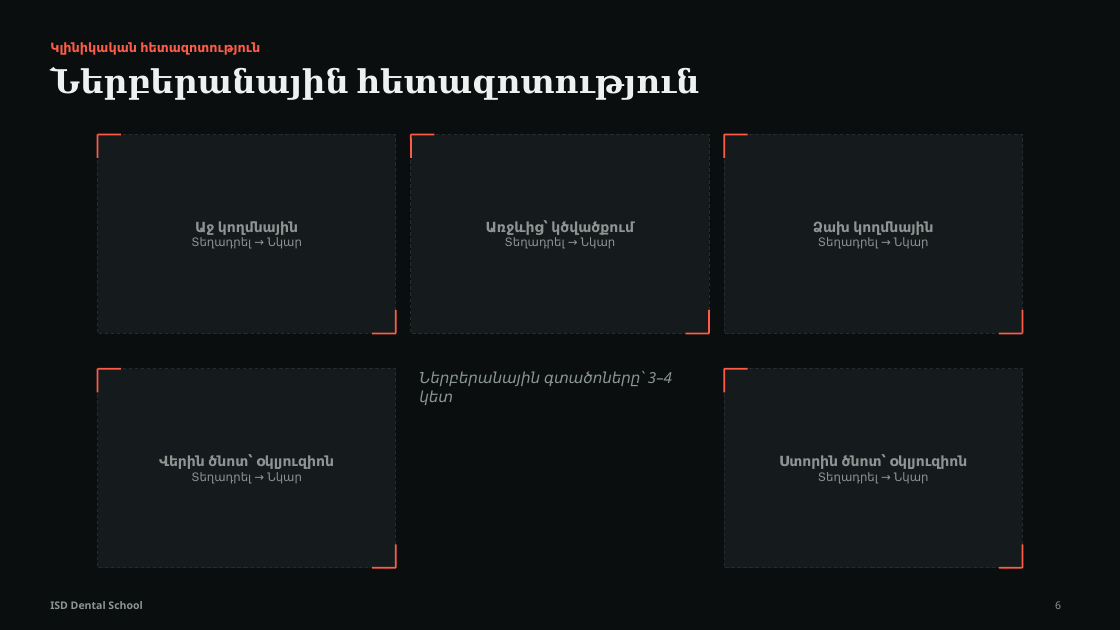
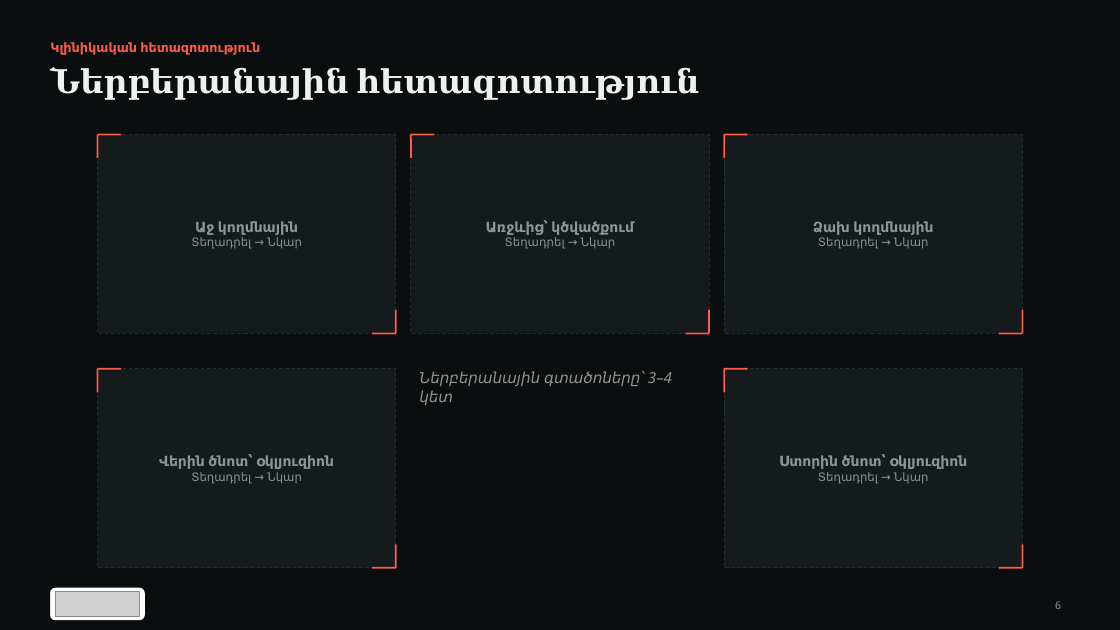
Before and after one commit to AvagHovhannisyann/Hello, a slide deck: slide 6 of assets/ISD_Case_Presentation_Template.pptx. Drawn at 1120x630 pixels with LibreOffice and Linux fonts; fonts in the diff are those of the drawing; grey boxes stand for pictures. Boxes give left, top, right and bottom in pixels: in the first picture for what was removed or moved away, otherwise in the second. Text is boxed around its words. In the diff, an @@ line names an element or a change of style, - is before the commit and + after.

```diff
--- a/assets/ISD_Case_Presentation_Template.pptx
+++ b/assets/ISD_Case_Presentation_Template.pptx
@@ rounded rectangle added at (50, 588, 145, 620), fill #FFFFFF, outline #FFFFFF 0.5 pt @@
@@ picture added at (55, 592, 139, 617) @@
@@ text removed at (50, 601, 142, 609) @@
-ISD Dental School
```
Also in this commit, not shown: 17 other slides changed, 16 other files.
